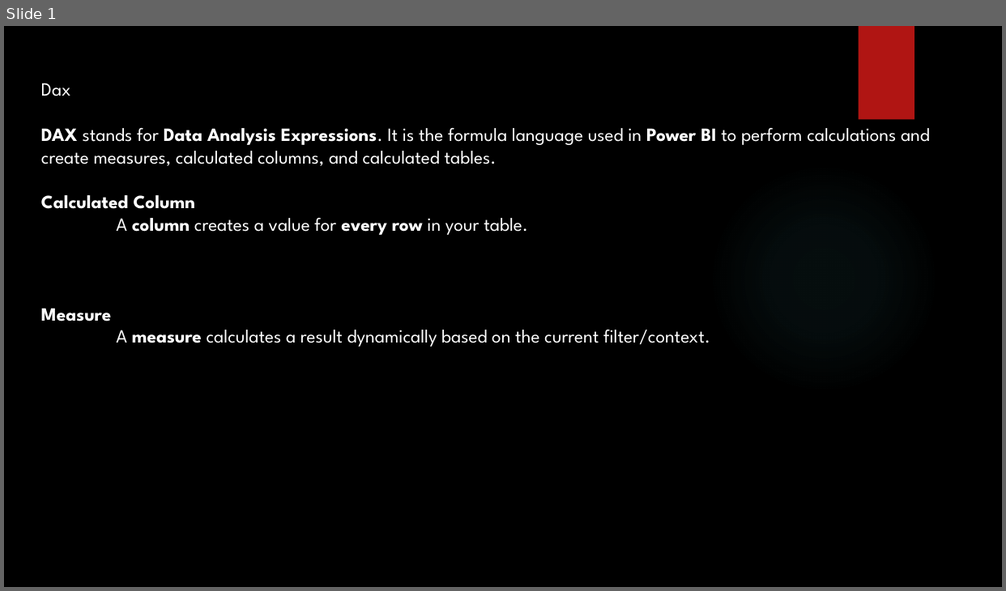
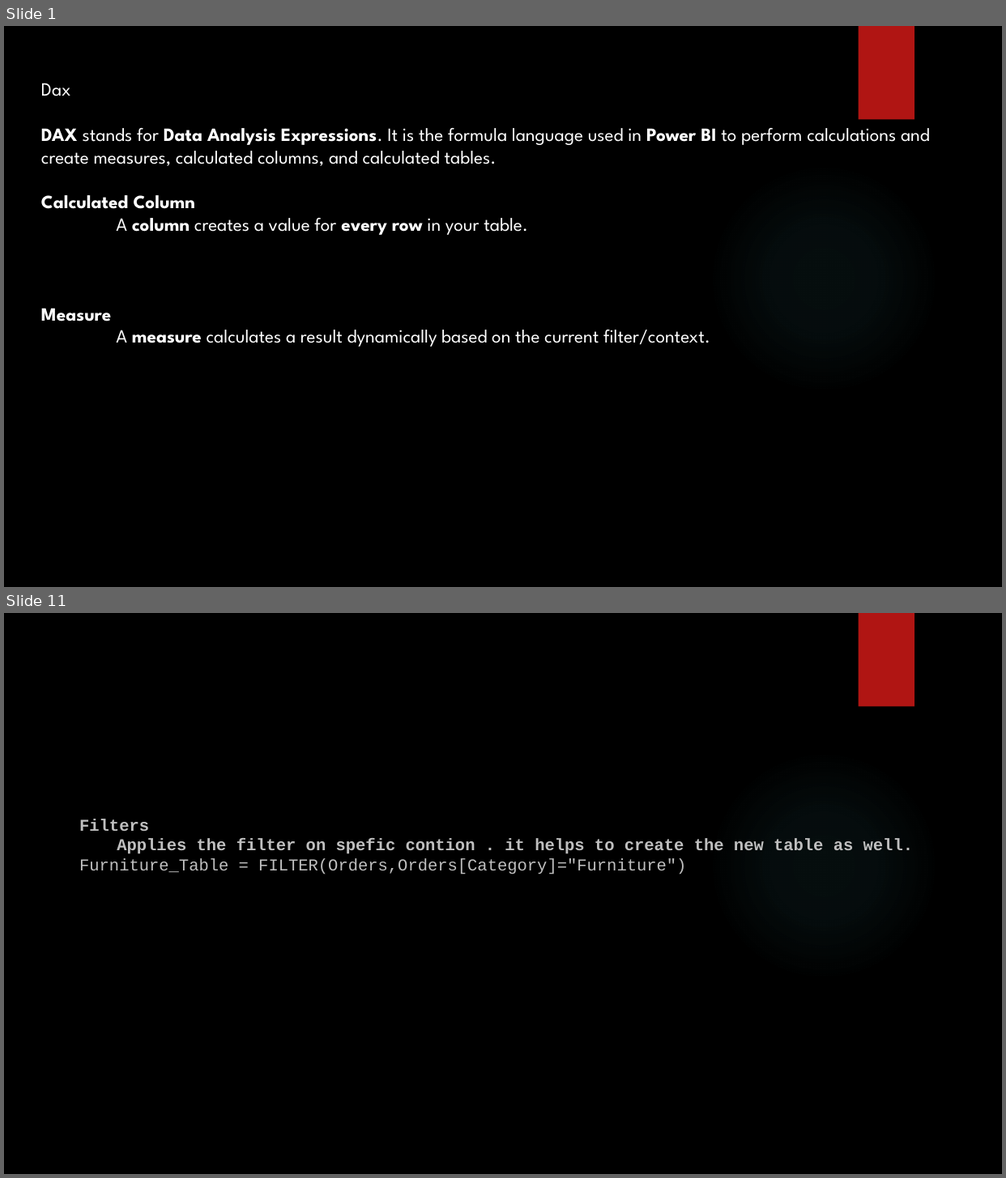
Before and after one commit to SHIVRAJSHINDE/Ethans, a slide deck: 17 18 20/5.Power Bi/5) Dax/Dax.pptx. Shown one above the other, each under a label of ours: slide 1 before the commit, slides 1 and 11 after it; the slides between them are not shown. The pictures are 1006x591 and 1006x1178 pixels, drawn with LibreOffice and Linux fonts; fonts in the diff are those of the drawing; background and template pictures are left out. Boxes give left, top, right and bottom in pixels: in the first picture for what was removed or moved away, otherwise in the second. Text is boxed around its words. In the diff, an @@ line names an element or a change of style, - is before the commit and + after.

```diff
--- a/17 18 20/5.Power Bi/5) Dax/Dax.pptx
+++ b/17 18 20/5.Power Bi/5) Dax/Dax.pptx
@@ slide 11 added at [4, 613, 1002, 1174], background picture (left out); not listed: 2 template elements that a slide beside it also shows @@
@@ text added at [79, 819, 913, 875], 16 pt, text #BFBFBF, bold @@
+Filters
+Applies the filter on spefic contion . it helps to create the new table as well.
+Furniture_Table = FILTER(Orders,Orders[Category]="Furniture")
```
Also in this commit, not shown: 5 slides changed, 6 other slides added, 1 slide removed, 47 other files.
